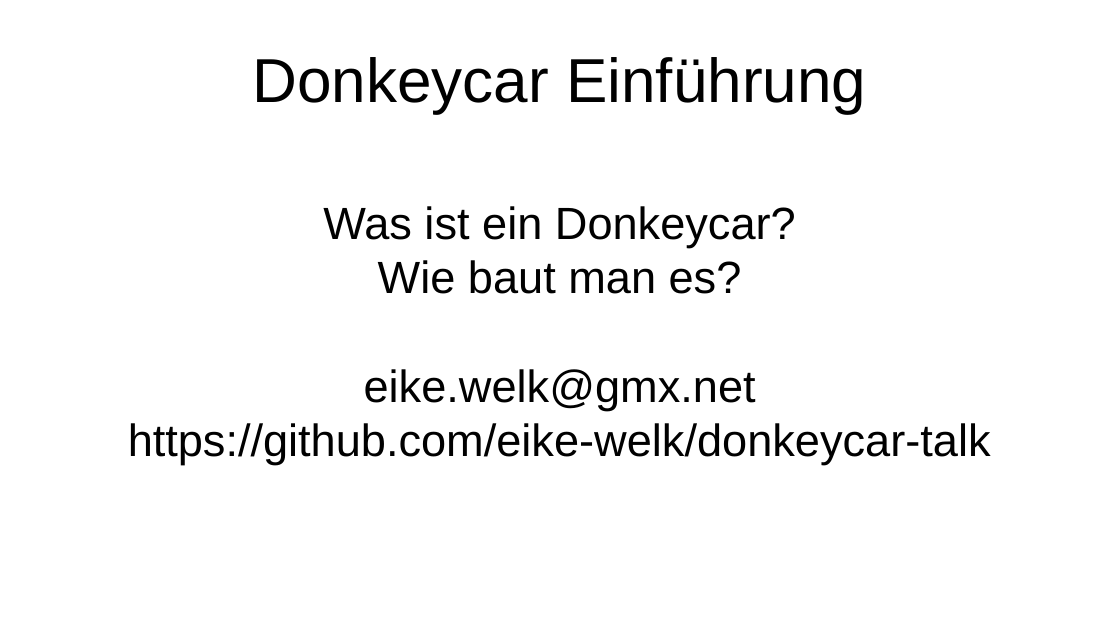
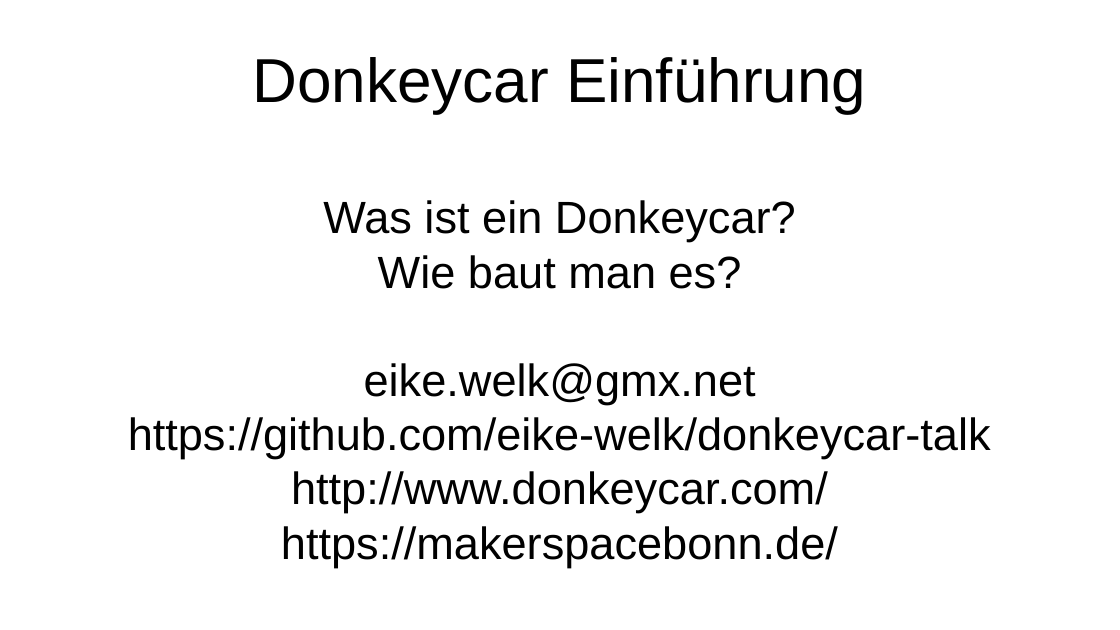
Before and after one commit to eike-welk/donkeycar-talk, a slide deck: slide 1 of talk-1/Donkeycar-Einführung.odp. Drawn at 1120x630 pixels with LibreOffice and Linux fonts; fonts in the diff are those of the drawing. Boxes give left, top, right and bottom in pixels: in the first picture for what was removed or moved away, otherwise in the second. Text is boxed around its words. In the diff, an @@ line names an element or a change of style, - is before the commit and + after.

Commit message:
Additional useful URLs in first slide.

```diff
--- a/talk-1/Donkeycar-Einführung.odp
+++ b/talk-1/Donkeycar-Einführung.odp
@@ subtitle at (281,471,838,567): paragraphs added @@
+http://www.donkeycar.com/
+https://makerspacebonn.de/
```
Also in this commit, not shown: 1 other file.
